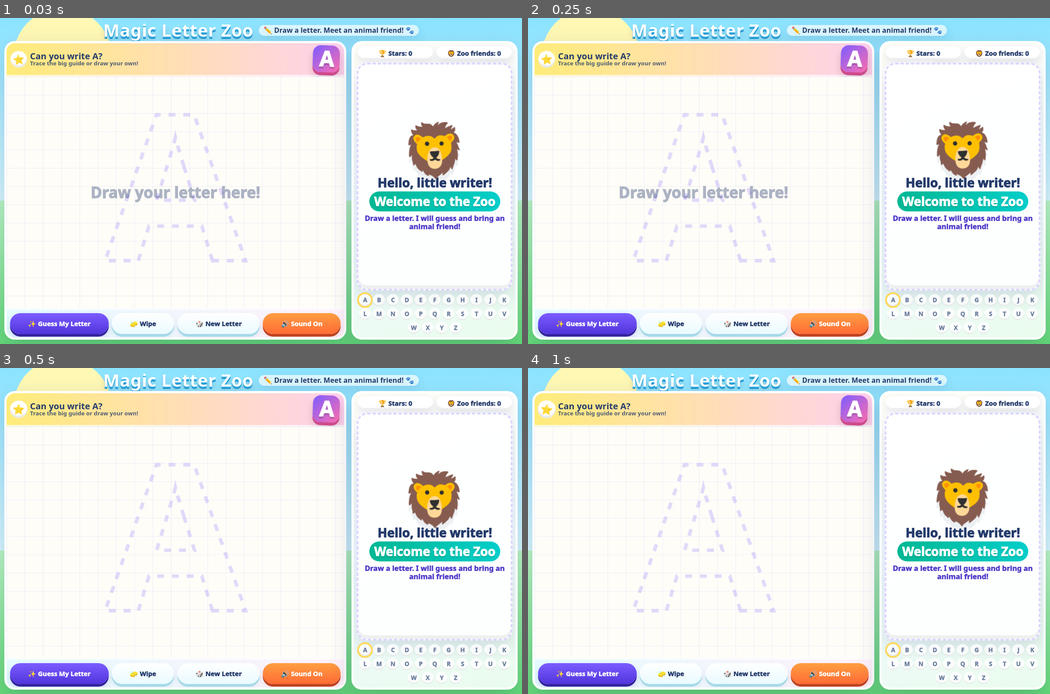
Above: before the commit, frames 1-4 (two rows, left to right).
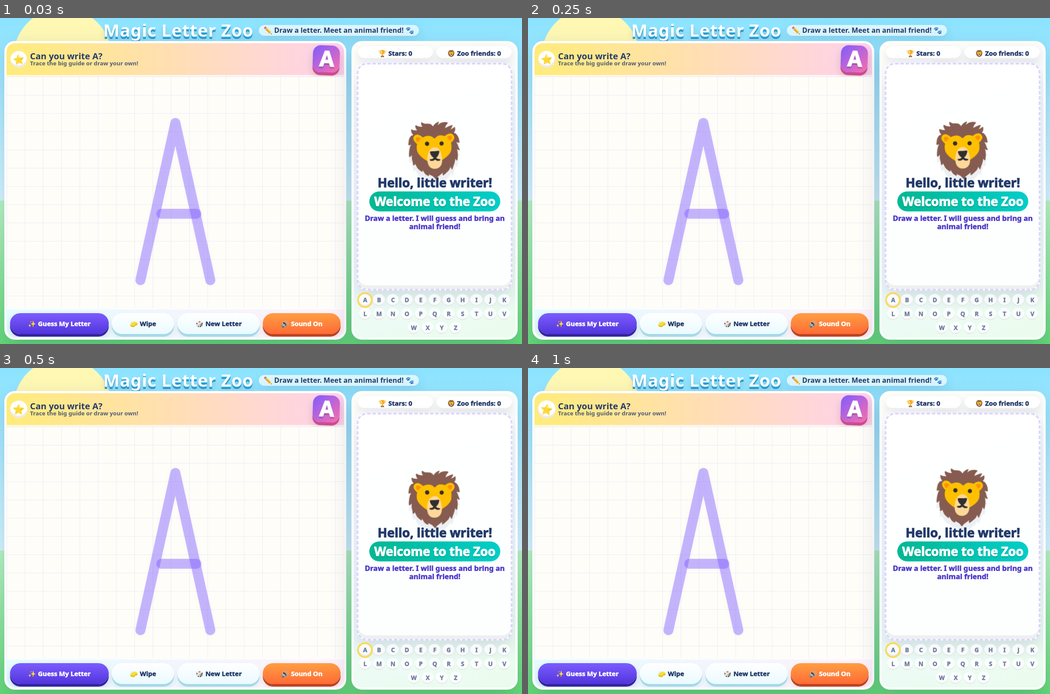
Above: after the commit, the same moments.

Repository: locatemayank/letter_animal_game
Game: browser game, page index.html
The game is run twice, just before and just after one commit, with the same random seed, the same clock (stepped at 60 frames per second) and the same inputs.
Inputs (mouse positions are in pixels of both pictures, inside the frame that each line leads up to):
- Up to frame 1 (0.03 s): no input
- Up to frame 2 (0.25 s): no input
- Up to frame 3 (0.5 s): click (177, 540) at 0.27 s
- Up to frame 4 (1 s): no input

The runs differ from the first frame. In frame 1, 3.1% of the frame differs, in the area x 17-50%, y 29-82%; in frame 2, 3.1%; in frame 3, 2.6%; in frame 4, 2.6%.

Commit message:
Improve tracing guide and speak animal names

Diff:
--- a/index.html
+++ b/index.html
@@ -733,7 +733,7 @@
         <div class="canvas-wrap" id="canvasWrap">
           <canvas id="guideCanvas" aria-hidden="true"></canvas>
           <canvas id="drawCanvas" aria-label="Drawing area"></canvas>
-          <div class="hint" id="hint">Draw your letter here!</div>
+          <div class="hint" id="hint"></div>
         </div>
 
         <div class="controls">
@@ -1250,14 +1250,27 @@
 
       function drawFaintGuideLetter(letter) {
         gctx.clearRect(0, 0, width, height);
+        const guideStrokes = templateToCanvasStrokes(letter);
+        const lineWidth = Math.max(12, Math.min(26, width / 34));
+
         gctx.save();
-        gctx.font = `900 ${Math.min(width * 0.78, height * 0.88)}px "Comic Sans MS", system-ui, sans-serif`;
-        gctx.textAlign = "center";
-        gctx.textBaseline = "middle";
-        gctx.lineWidth = Math.max(2, width / 95);
-        gctx.strokeStyle = "rgba(124, 92, 255, 0.22)";
-        gctx.setLineDash([16, 18]);
-        gctx.strokeText(letter, width / 2, height / 2 + height * 0.045);
+        gctx.lineCap = "round";
+        gctx.lineJoin = "round";
+        gctx.lineWidth = lineWidth;
+        gctx.strokeStyle = "rgba(124, 92, 255, 0.42)";
+        gctx.shadowColor = "rgba(124, 92, 255, 0.16)";
+        gctx.shadowBlur = 8;
+
+        guideStrokes.forEach(stroke => {
+          if (stroke.length < 2) return;
+          gctx.beginPath();
+          gctx.moveTo(stroke[0].x, stroke[0].y);
+          for (let i = 1; i < stroke.length; i++) {
+            gctx.lineTo(stroke[i].x, stroke[i].y);
+          }
+          gctx.stroke();
+        });
+
         gctx.restore();
       }
 
@@ -1520,6 +1533,7 @@
 
         burstConfetti(isTarget ? 70 : 42);
         cheer(letter, isTarget);
+        speakAnimal(letter, animal);
         showToast(isTarget ? `You matched ${letter}! ⭐⭐⭐` : `${letter} is for ${animal.name}!`);
 
         if (!manual && isTarget) {
@@ -1647,6 +1661,17 @@
         tone(640, 0.035, "sine", 0, 0.015);
       }
 
+      function speakAnimal(letter, animal) {
+        if (!audioEnabled || !("speechSynthesis" in window)) return;
+
+        window.speechSynthesis.cancel();
+        const utterance = new SpeechSynthesisUtterance(`${letter} is for ${animal.name}`);
+        utterance.rate = 0.82;
+        utterance.pitch = 1.22;
+        utterance.volume = 1;
+        window.speechSynthesis.speak(utterance);
+      }
+
       function toggleSound() {
         audioEnabled = !audioEnabled;
         soundButton.textContent = audioEnabled ? "🔊 Sound On" : "🔇 Sound Off";
@@ -1655,6 +1680,7 @@
           boop(true);
           showToast("Sound on!");
         } else {
+          if ("speechSynthesis" in window) window.speechSynthesis.cancel();
           showToast("Sound off");
         }
       }
--- a/sw.js
+++ b/sw.js
@@ -1,4 +1,4 @@
-const CACHE_NAME = "magic-letter-zoo-v7";
+const CACHE_NAME = "magic-letter-zoo-v8";
 const ASSETS = [
   "./",
   "./index.html",
